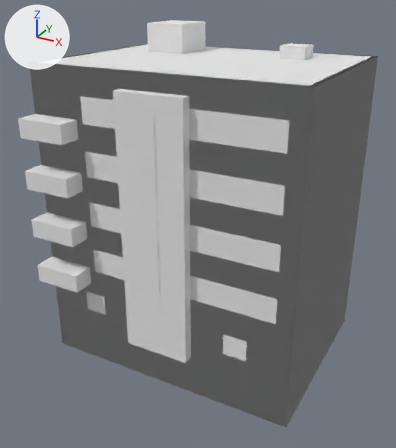
Renders of the glTF model assets/models/buildings/res_late/bld_res_late_c.glb from each side of a commit.
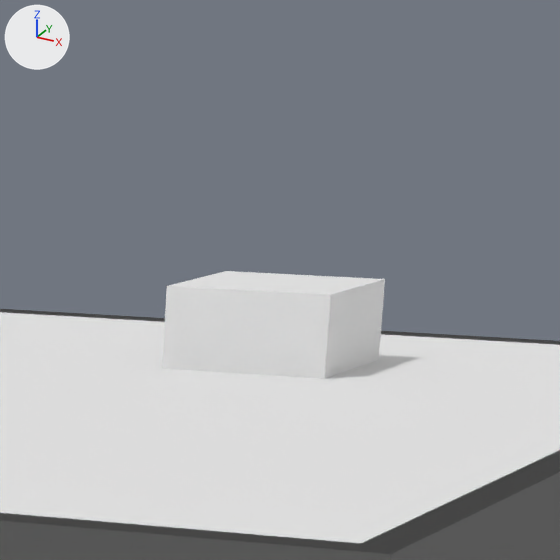
Old and new are each drawn whole from a 50 mm lens placed at (14.9, -28.6, 19.9), pointed at (-0.1, -1.4, 6.2) and again close up on the part from 64% to 86% of the width and 0% to 20% of the height. Every picture has the same lights, and +X, +Y and +Z are marked at upper left. The older version's two pictures come first. Objects named as collision shapes, trigger or cutter boxes, shadow casters or lower levels of detail are left out. Vertices at exactly the same position are counted once.

Names of what the first close-up shows: 'bld_res_late_c_LOD0', 'bld_res_late_c_PROXY'.
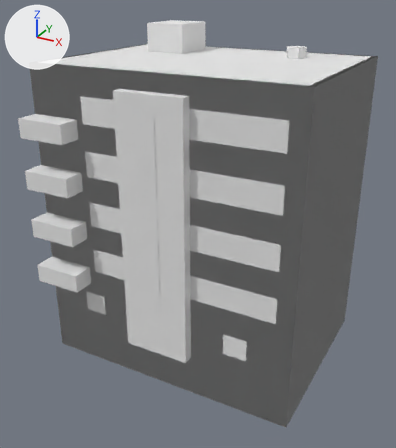
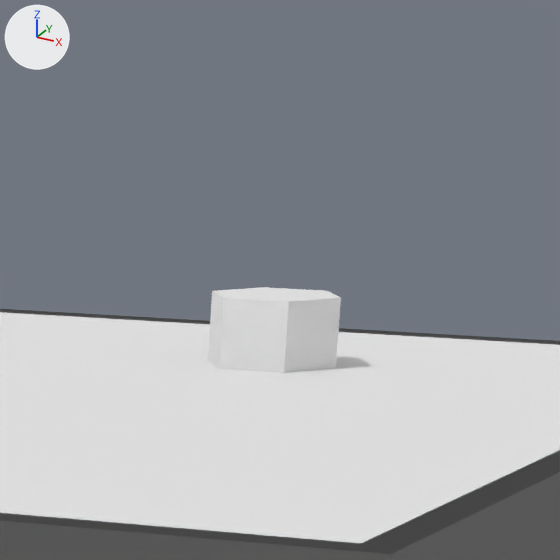
Pixel boxes (x1, y1, x2, y2) of what changed, in the close-ups (560 x 560 px):
'bld_res_late_c_LOD0', reshaped
    before: (0, 271, 560, 560)
    after: (0, 287, 560, 560)
part 1 of me_bld_res_late_c_lod0, cut back
    before: (169, 271, 384, 295)
    after: (208, 287, 341, 373)

The change in detail:
me_bld_res_late_c_lod0 is used by ob_bld_res_late_c_lod0; location (0.0, 0.0, 0.0).
me_bld_res_late_c_lod0 had 242 vertices, 320 faces and spanned x -8.0..8.0, y -7.3..6.0, z -2.5..17.6.
me_bld_res_late_c_lod0 now has 270 vertices, 350 faces and spans x -8.0..8.0, y -7.3..6.0, z -2.5..17.6.
Part 1, on me_bld_res_late_c_lod0:
2 faces are deleted.
8 vertices move from x 3.2..4.8, y 2.2..3.8, z 15.0..16.6 to x 3.5..4.4, y 2.5..3.5, z 15.0..15.4.
6 vertices are added at (4.3, 2.5, 15.4), (4.6, 3.0, 15.4), (3.7, 2.5, 15.4), (3.4, 3.0, 15.4), (3.7, 3.5, 15.4), (4.3, 3.5, 15.4).
6 new vertices lie (0.0, 0.0, 1.1) away from vertices in x 3.4..4.6, y 2.5..3.5, z 15.4.
16 new faces join them.
Other edits to the shape of me_bld_res_late_c_lod0 do not show in these pictures.
